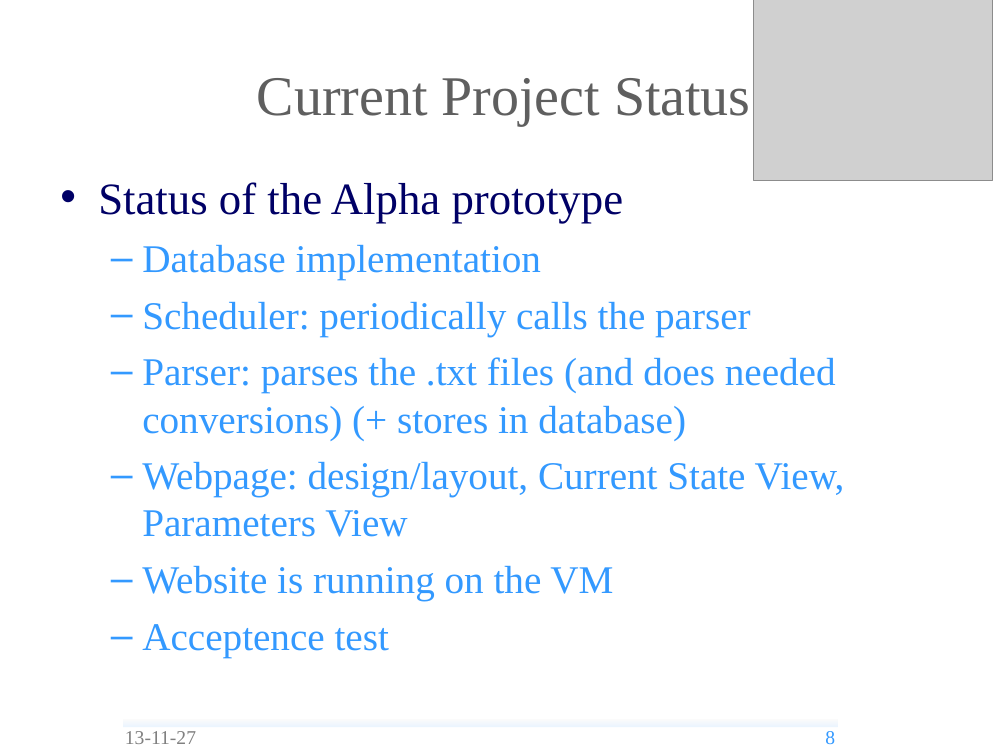
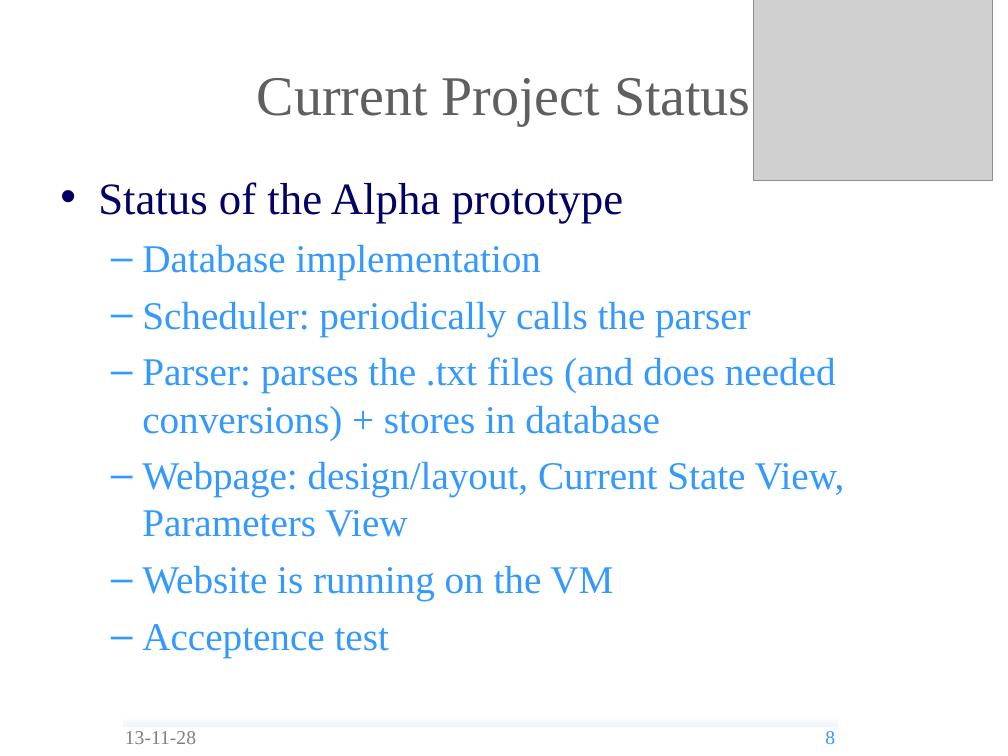
Before and after one commit to andrea-bottoli/DSD, a slide deck: slide 8 of Documentation/Presentations/Alpha_Prototype.odp. Drawn at 1008x756 pixels with LibreOffice and Linux fonts; fonts in the diff are those of the drawing; grey boxes stand for pictures; background and template pictures are left out. Boxes give left, top, right and bottom in pixels: in the first picture for what was removed or moved away, otherwise in the second. Text is boxed around its words. In the diff, an @@ line names an element or a change of style, - is before the commit and + after.

```diff
--- a/Documentation/Presentations/Alpha_Prototype.odp
+++ b/Documentation/Presentations/Alpha_Prototype.odp
@@ text at [142, 357, 836, 440]: text changed @@
-  – Parser: parses the .txt files (and does needed conversions) (+ stores in database)
+  – Parser: parses the .txt files (and does needed conversions) + stores in database
@@ text at [125, 731, 196, 744]: text changed @@
-13-11-27
+13-11-28
```
Also in this commit, not shown: 32 other slides changed, 1 slide added, 1 other file.
